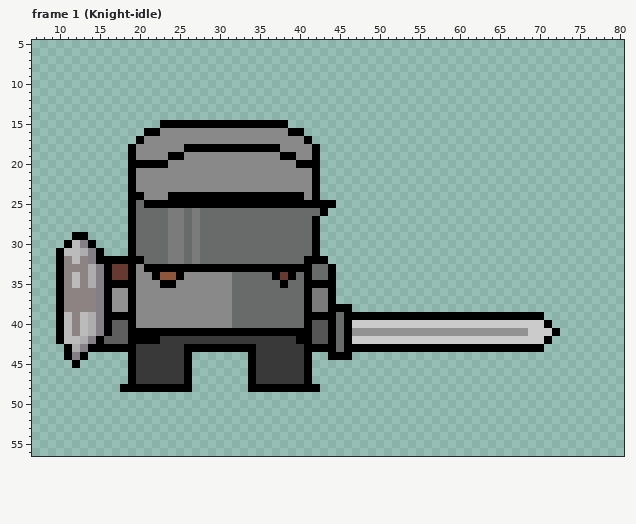
File history of a pixel-art file, Assets/Art/aseprite_backup/character.aseprite. That is the earlier state.
91x61 pixels, 54 frames. Shown: frame 1 (Knight-idle): x 7..80, y 5..56. The commit also changed other frames, which this record leaves out.
And afterwards:
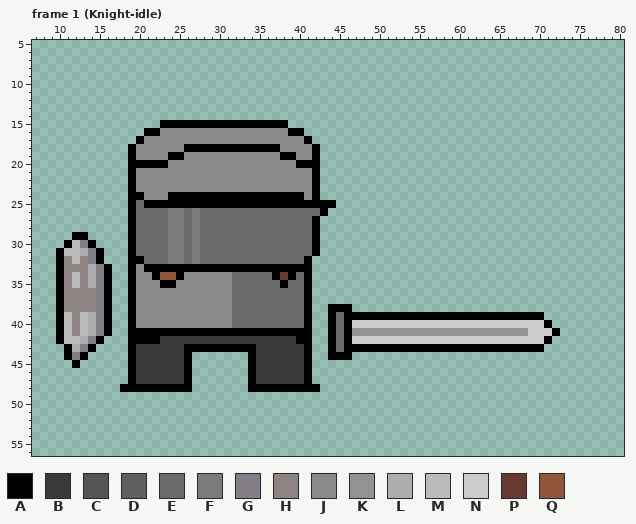
Palette (. is transparent): A #000000  B #393939  C #555555  D #5e5e5e  E #696a6a  F #7b7b7b  G #847e87  H #8d8383  J #898989  K #929292  L #adadad  M #bbbbbb  N #cbcbcb  P #663931  Q #8f563b
What changed:
layer "arm" now hidden
Frame 1 (Knight-idle):
Colour A is gone in row 32 at x 16 to 18 and 42 to 43; in rows 33 to 34 at x 44; in row 35 at x 17 to 18 and 42 to 44; in rows 36 to 37 at x 44; in row 39 at x 17 to 18 and 42 to 43; in row 43 at x 15 to 18 and 42 to 43.
Colour C is gone in rows 40 to 42 at x 42 to 43.
Colour D is gone in rows 40 to 41 at x 17 to 18; in row 42 at x 16 to 18.
Colour E is gone in rows 33 to 34 at x 42 to 43.
Colour F is gone in rows 36 to 38 at x 42 to 43.
Colour K is gone in rows 36 to 38 at x 17 to 18.
Colour P is gone in rows 33 to 34 at x 17 to 18.
Pixel boxes of the changes (left, top, right, bottom) in both pictures:
erased: (96, 256, 128, 352)
erased: (312, 256, 336, 352)
